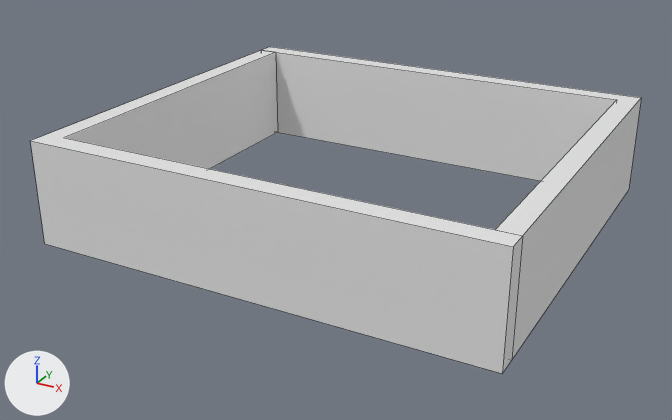
Before and after pictures for a commit that changed the Blender file ProyectoFinal/Models/Salon/Salon.blend.
Rendered twice from a 50 mm camera at (35.7, -76.8, 37.3) aimed at (-3.9, -4.8, 1.3). Arrows for +X, +Y and +Z are at lower left; the lights stay in place. Mesh edges are drawn as thin lines.

The scene before the commit, as lines of its bpy script (objects in view):
```python
me_cube = bpy.data.meshes.new('Cube')
me_cube.from_pydata(...)  # 26 vertices, 19 faces; spans x -1.0..43.0, y -38.0..1.0, z -1.0..1.0
me_cube.materials.append(mat_material)  # white #e7e7e7
ob_cube = bpy.data.objects.new('Cube', me_cube)
ob_cube.location = (-23.94, 15.98, 5.1)
ob_cube.scale = (1.0, 1.0, 5.0)
```
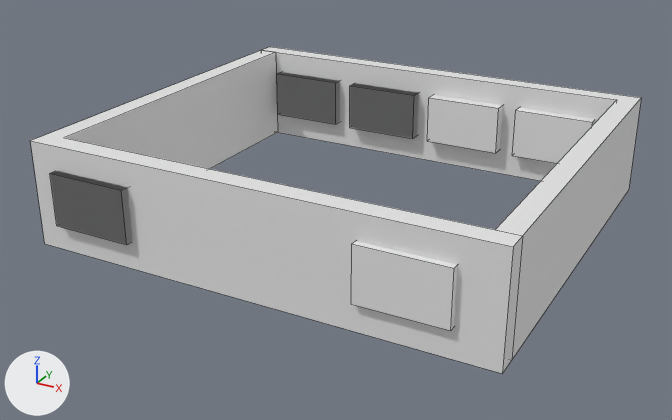
Boxes [x1, y1, x2, y2] around the edits, measured in the pictures (672 x 420 px):
```json
{"object": "CubeVent", "change": "added", "after": [50, 72, 595, 331]}
```

The change, as JSON lines over the scene's bpy script:
```json
{"op": "add", "block": "me_cube_019", "code": ["me_cube_019 = bpy.data.meshes.new('Cube.019')", "me_cube_019.from_pydata(...)  # 120 vertices, 90 faces; spans x -8.4..1.0, y -1.1..19.3, z -1.0..1.0"]}
{"op": "add", "block": "ob_cubevent", "code": ["ob_cubevent = bpy.data.objects.new('CubeVent', me_cube_019)", "ob_cubevent.location = (11.2, -20.58, 5.3)", "ob_cubevent.scale = (4.0, 2.0, 2.5)"]}
```
